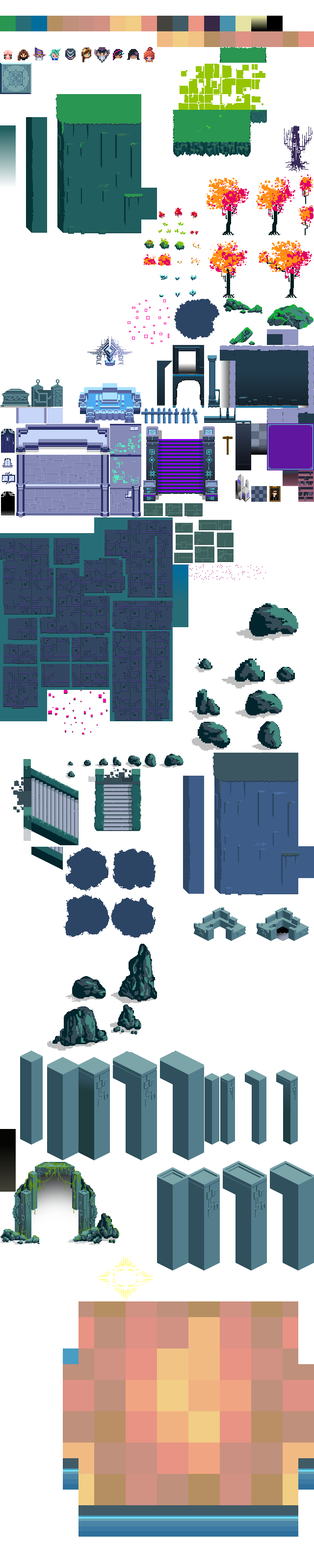
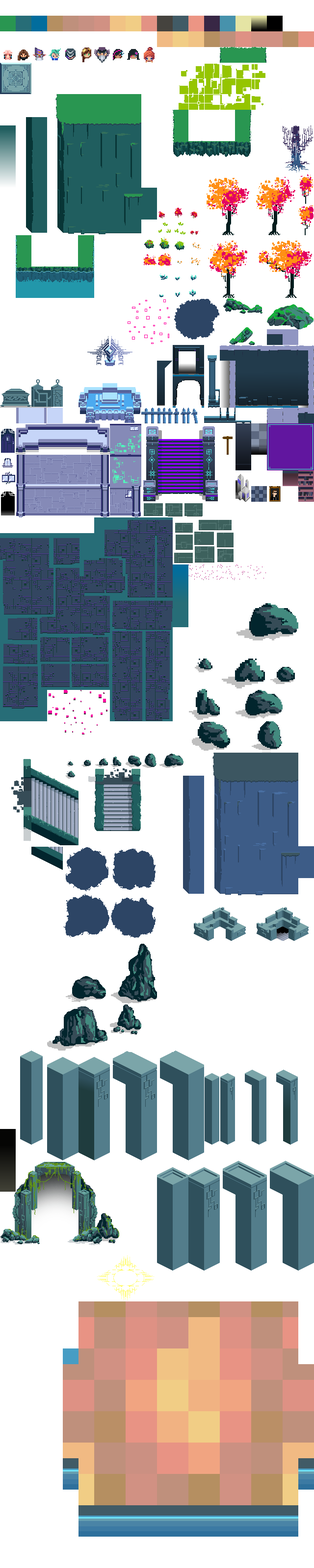
Revision of a layered 314×1568 image; what changed, layer by layer:
removed layer "Ebene 5" over [183, 109, 267, 144]
renamed "Ebene 8" to "tree trunk", painted on it over [282, 125, 313, 173]
added layer "Ebene 10" above "Ebene 11" over [15, 235, 95, 273]
added layer "Ebene 11" (multiply, 16%) above "Ebene 10 Kopie" over [16, 270, 94, 283]
added layer "Ebene 10 Kopie" above "Ebene 0 Kopie" over [15, 235, 95, 298]
painted on "Ebene 0 Kopie" over [15, 109, 267, 283]
